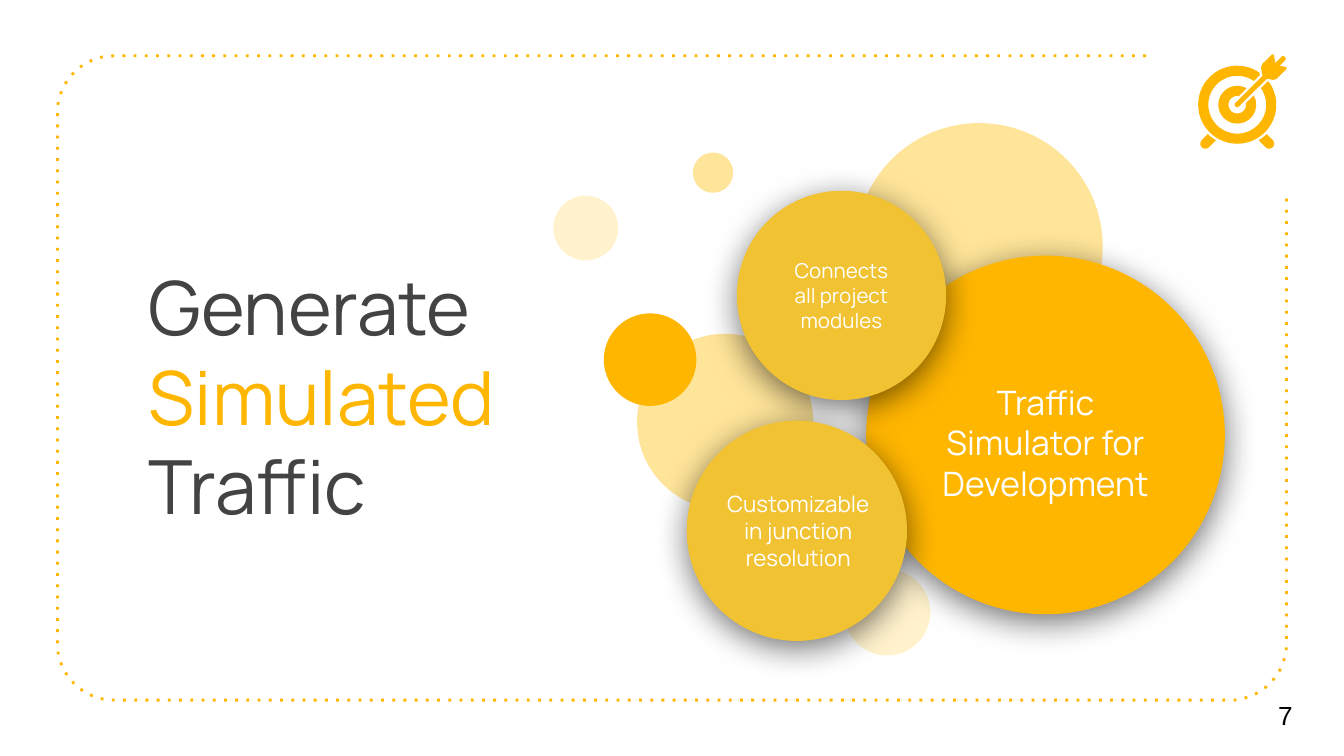
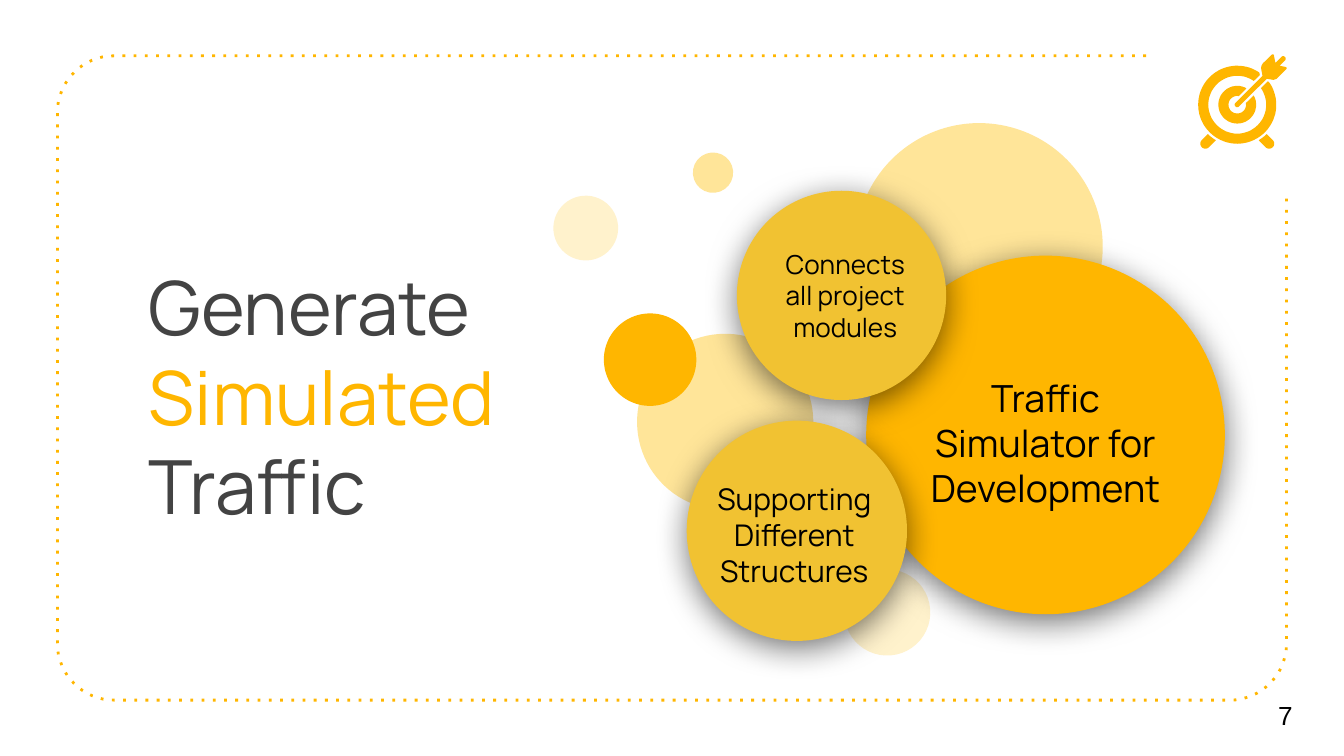
Before and after one commit to M20190649/SummitBTW, a slide deck: slide 7 of materials/endOfSemseter.pptx. Drawn at 1344x756 pixels with LibreOffice and Linux fonts; fonts in the diff are those of the drawing. Boxes give left, top, right and bottom in pixels: in the first picture for what was removed or moved away, otherwise in the second. Text is boxed around its words. In the diff, an @@ line names an element or a change of style, - is before the commit and + after.

```diff
--- a/materials/endOfSemseter.pptx
+++ b/materials/endOfSemseter.pptx
@@ text "Connects all project modules" at bbox=[786, 254, 905, 338]: size 11 to 14 pt, text colour #FFFFFF to #000000 @@
@@ text "Traffic Simulator for Development" at bbox=[931, 384, 1160, 511]: size 18 to 20 pt, text colour #FFFFFF to #000000 @@
@@ text at bbox=[717, 488, 871, 583]: text changed; size 12 to 16 pt; text colour #FFFFFF to #000000 @@
-Customizable in junction resolution
+Supporting Different Structures
```
Also in this commit, not shown: 1 other slide changed, 1 other file.
